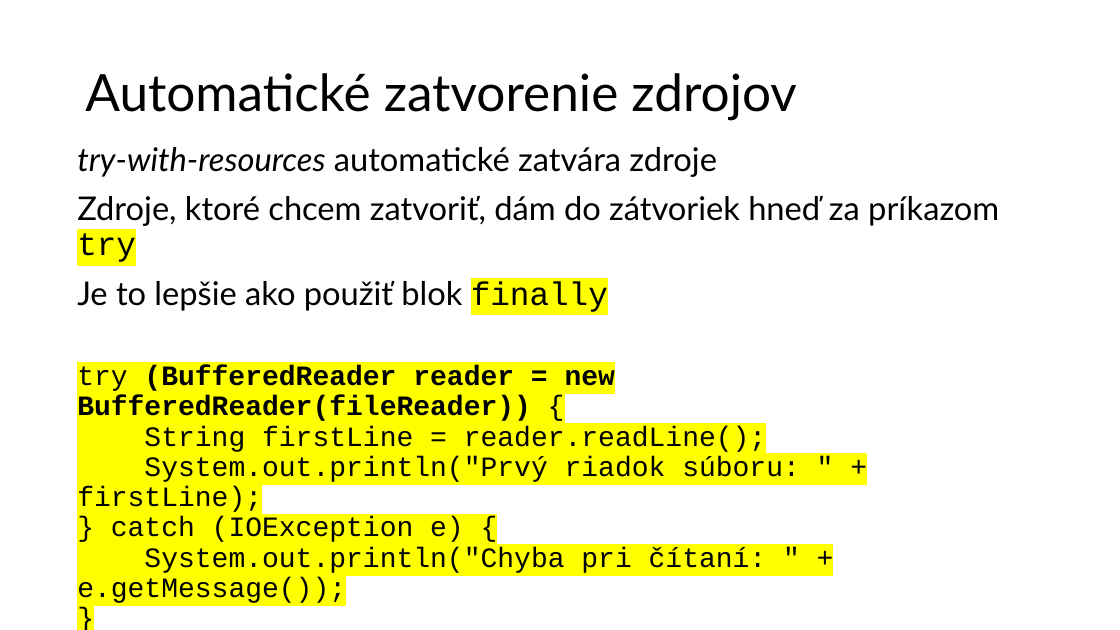
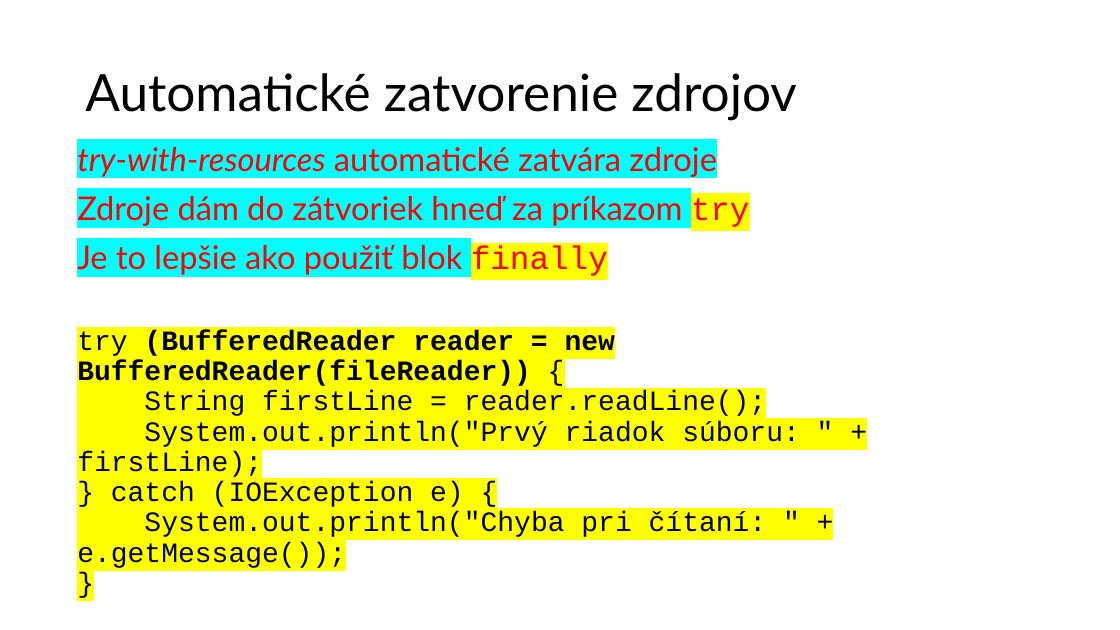
Before and after one commit to wagjo/oop, a slide deck: slide 10 of prezentacie/t05w.pptx. Drawn at 1120x630 pixels with LibreOffice and Linux fonts; fonts in the diff are those of the drawing. Boxes give left, top, right and bottom in pixels: in the first picture for what was removed or moved away, otherwise in the second. Text is boxed around its words. In the diff, an @@ line names an element or a change of style, - is before the commit and + after.

```diff
--- a/prezentacie/t05w.pptx
+++ b/prezentacie/t05w.pptx
@@ text at [77, 147, 717, 276]: text colour #000000 to #FF0000 in "try-with-resources automatické zatvára zdroje", "Je to lepšie ako použiť blok finally"; highlight none to #00FFFF in "try-with-resources automatické zatvára zdroje", "Je to lepšie ako použiť blok" @@
@@ text at [77, 196, 750, 227]: text changed; text colour #000000 to #FF0000 @@
-Zdroje, ktoré chcem zatvoriť, dám do zátvoriek hneď za príkazom try
+Zdroje dám do zátvoriek hneď za príkazom try
```
Also in this commit, not shown: 6 other slides changed, 10 other files.
